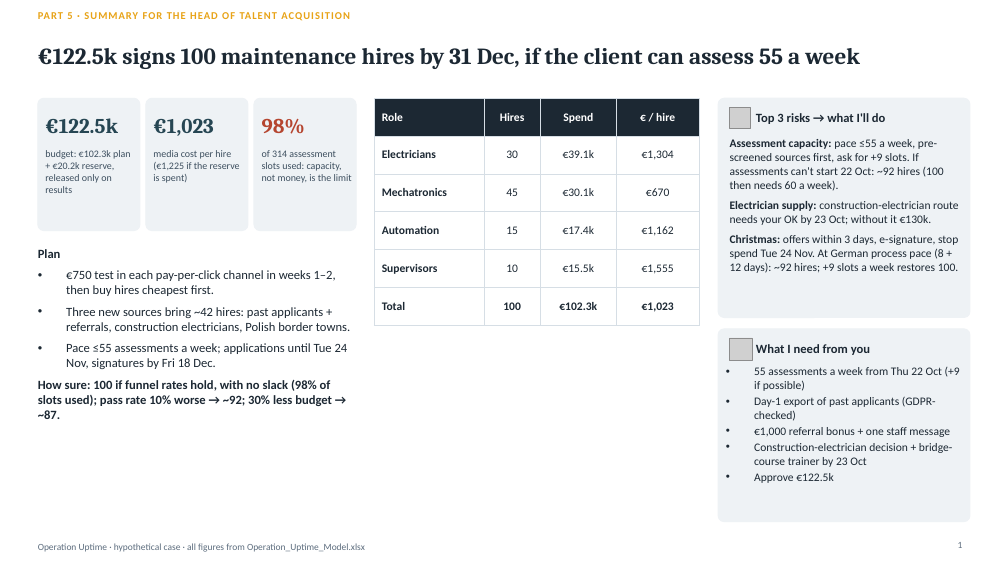
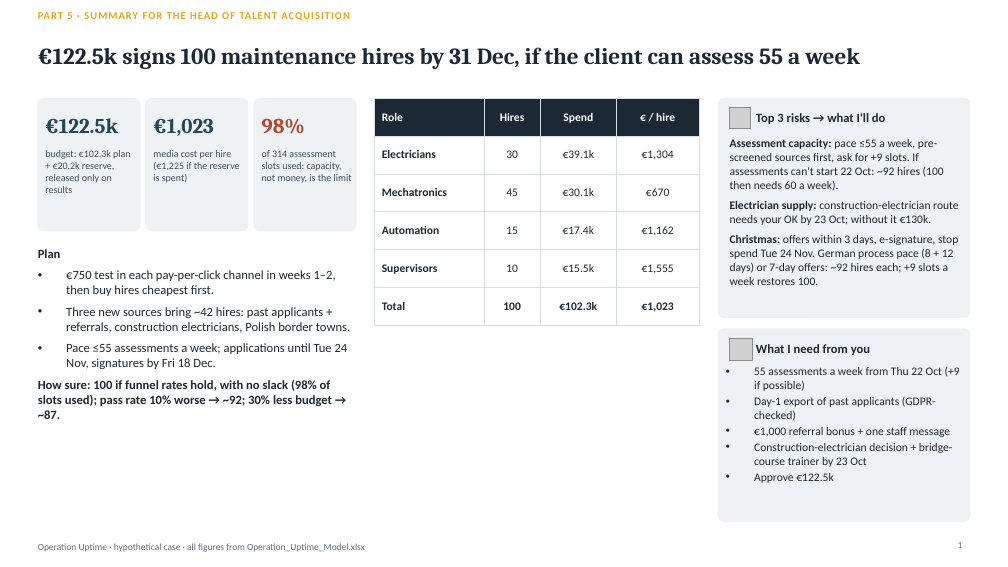
Before and after one commit to Anurag160596/haystack, a slide deck: slide 1 of operation_uptime/Operation_Uptime_Deck.pptx. Drawn at 1008x567 pixels with LibreOffice and Linux fonts; fonts in the diff are those of the drawing; grey boxes stand for pictures. Boxes give left, top, right and bottom in pixels: in the first picture for what was removed or moved away, otherwise in the second. Text is boxed around its words. In the diff, an @@ line names an element or a change of style, - is before the commit and + after.

```diff
--- a/operation_uptime/Operation_Uptime_Deck.pptx
+++ b/operation_uptime/Operation_Uptime_Deck.pptx
@@ text at (x1=730, y1=235, x2=958, y2=285): text changed @@
-Christmas: offers within 3 days, e-signature, stop spend Tue 24 Nov. At German process pace (8 + 12 days): ~92 hires; +9 slots a week restores 100.
+Christmas: offers within 3 days, e-signature, stop spend Tue 24 Nov. German process pace (8 + 12 days) or 7-day offers: ~92 hires each; +9 slots a week restores 100.
```
Also in this commit, not shown: 2 other slides changed, 1 other file.
